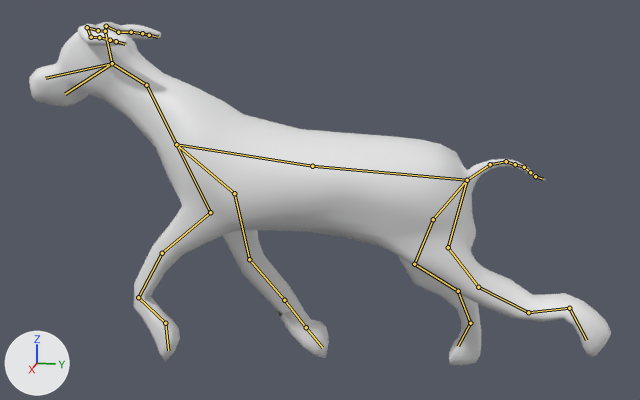
The Blender file Assets/Blender Models/TestBlenderRig/DogRig/Walk/old/V7.blend as it was, and as the next commit left it.
Both versions are drawn from a 50 mm lens placed at (8.28, 2.05, 1.9), pointed at (-0.04, 0.39, -0.17). Every picture has the same lights, and +X, +Y and +Z are marked at lower left. Both versions are drawn at frame 4 of the action 'Dog_Dash'; the numbers are the values there. The bones that bend it are drawn over the model as lines.

The first picture shows 'Body'.
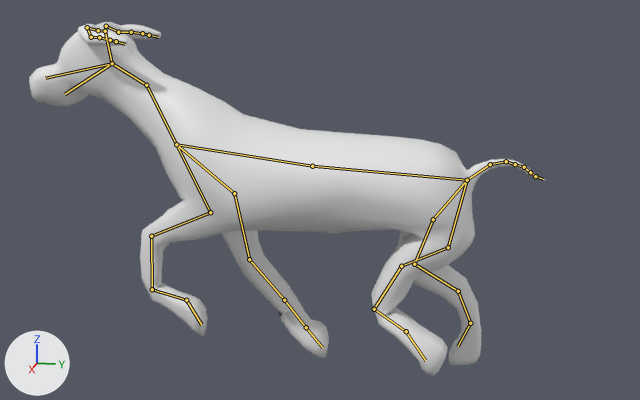
What differs and where, as boxes (x1, y1, x2, y2) in the pictures (640 x 400 px):
```json
{"object": "Body", "change": "posed", "before": [29, 22, 611, 365], "after": [29, 22, 545, 376], "on screen": "11% narrower"}
{"bone": "backstifle.l", "before": "(448, 247) to (478, 287)", "after": "(448, 247) to (401, 266)"}
{"bone": "backleftelbow.l", "before": "(478, 287) to (528, 312)", "after": "(401, 266) to (374, 309)"}
{"bone": "backleftcarpal.l", "before": "(528, 312) to (569, 308)", "after": "(374, 309) to (406, 331)"}
{"bone": "backleftfoot.l", "before": "(569, 308) to (586, 340)", "after": "(406, 331) to (425, 360)"}
{"bone": "frontleftshoulder.l", "before": "(210, 212) to (162, 253)", "after": "(210, 212) to (151, 236)"}
{"bone": "frontleftelbow.l", "before": "(162, 253) to (138, 297)", "after": "(151, 236) to (152, 289)"}
```

Scene script edits in JSON lines:
```json
{"block": "bone_backstifle_l", "where": "bone_backstifle_l = bpy.data.objects['Armature'].pose.bones['backstifle.l']  # child of 'backhip.l'"}
{"op": "set", "path": "bone_backstifle_l.rotation_quaternion", "old": "(0.997, 0.047, -0.054, 0.04)", "new": "(0.696, -0.701, 0.061, -0.14)", "note": "degrees (5, -6, 4) -> degrees (-89, -6, -16)"}
{"block": "bone_backleftelbow_l", "where": "bone_backleftelbow_l = bpy.data.objects['Armature'].pose.bones['backleftelbow.l']  # child of 'backstifle.l'"}
{"op": "set", "path": "bone_backleftelbow_l.rotation_quaternion", "old": "(0.989, 0.144, 0.038, -0.021)", "new": "(0.984, 0.172, 0.037, -0.014)", "note": "degrees (16, 5, -2) -> degrees (20, 4, -1)"}
{"block": "bone_backleftcarpal_l", "where": "bone_backleftcarpal_l = bpy.data.objects['Armature'].pose.bones['backleftcarpal.l']  # child of 'backleftelbow.l'"}
{"op": "set", "path": "bone_backleftcarpal_l.rotation_quaternion", "old": "(0.878, 0.444, 0.056, 0.168)", "new": "(0.59, 0.744, 0.091, 0.301)", "note": "degrees (53, -3, 20) -> degrees (98, -20, 31)"}
{"block": "bone_backleftfoot_l", "where": "bone_backleftfoot_l = bpy.data.objects['Armature'].pose.bones['backleftfoot.l']  # child of 'backleftcarpal.l'"}
{"op": "set", "path": "bone_backleftfoot_l.rotation_quaternion", "old": "(0.966, -0.215, -0.07, -0.125)", "new": "(0.98, 0.161, 0.041, 0.111)", "note": "degrees (-24, -11, -12) -> degrees (19, 3, 13)"}
{"block": "bone_frontleftshoulder_l", "where": "bone_frontleftshoulder_l = bpy.data.objects['Armature'].pose.bones['frontleftshoulder.l']  # child of 'frontleftchest.l'"}
{"op": "set", "path": "bone_frontleftshoulder_l.rotation_quaternion", "old": "(0.927, -0.02, -0.006, -0.375)", "new": "(0.865, -0.008, 0.003, -0.501)", "note": "degrees (-2, -1, -44) -> degrees (-1, 0, -60)"}
{"block": "bone_frontleftelbow_l", "where": "bone_frontleftelbow_l = bpy.data.objects['Armature'].pose.bones['frontleftelbow.l']  # child of 'frontleftshoulder.l'"}
{"op": "set", "path": "bone_frontleftelbow_l.rotation_quaternion", "old": "(0.987, 0.073, 0.022, 0.141)", "new": "(0.867, 0.032, -0.011, 0.497)", "note": "degrees (9, 1, 16) -> degrees (3, -3, 60)"}
```
